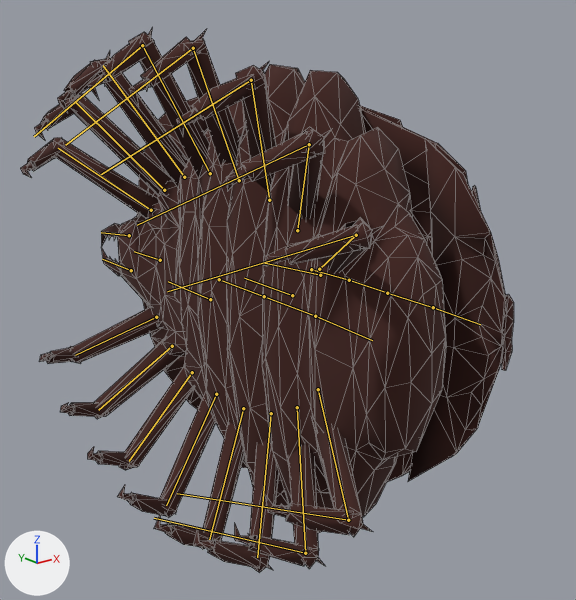
The glTF model content/art/models/hotbox.lod1.glb as it was, and as the next commit left it.
The view is the same before and after, from a 50 mm camera at (-1.193, -1.597, 0.591) aimed at (0.108, 0.029, -0.06). Lighting does not change. The marker at lower left points along +X, +Y and +Z. The first picture is the older version. Both versions are drawn at frame 14 of the action 'glow'; the numbers are the values there. The bones that change, and the others that lie on the model, are drawn over the model as lines. Mesh edges are drawn as thin lines.

The first picture shows 'body', 'legs', 'plates'.
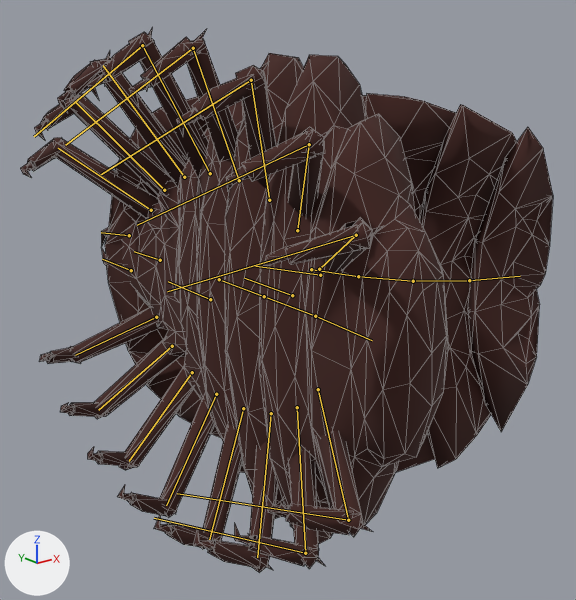
Changed parts and their boxes (x1, y1, x2, y2) in the pictures (576 x 600 px):
'body', posed: before (117, 64, 446, 533); after (122, 53, 448, 544)
'plates', posed (19% wider): before (137, 97, 514, 482); after (105, 94, 553, 472)
bone 'shield', root to tip: before (320, 275) to (265, 263); after (320, 275) to (255, 266)
bone 'plate_1', root to tip: before (311, 269) to (349, 280); after (311, 269) to (358, 276)
bone 'plate_2', root to tip: before (349, 280) to (388, 293); after (358, 276) to (413, 281)
bone 'plate_3', root to tip: before (387, 293) to (433, 307); after (413, 281) to (469, 280)
bone 'plate_4', root to tip: before (433, 307) to (480, 324); after (469, 280) to (520, 276)

The edits, one by one:
Bone 'shield' (bone_shield) turns from (-4, 0, 0) to (-17, 0, 0) degrees about its own x, y and z.
Bone 'plate_1' (bone_plate_1) turns from (-6, 0, 0) to (-24, 0, 0) degrees about its own x, y and z.
Bone 'plate_2' (bone_plate_2) turns from (-6, 0, 0) to (-24, 0, 0) degrees about its own x, y and z.
Bone 'plate_3' (bone_plate_3) turns from (-6, 0, 0) to (-24, 0, 0) degrees about its own x, y and z.
Bone 'plate_4' (bone_plate_4) turns from (-6, 0, 0) to (-24, 0, 0) degrees about its own x, y and z.
